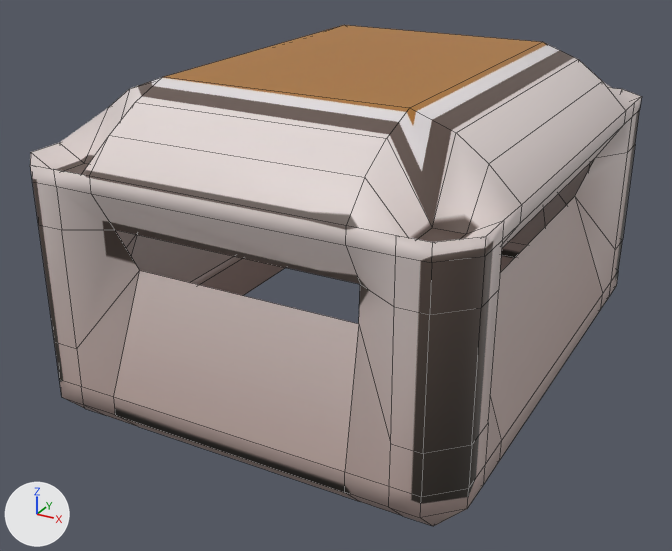
Two versions of the FBX model Assets/Art/Building_main.fbx, one commit apart.
Both versions are drawn from a 50 mm camera at (0.0804, -0.1408, 0.084) aimed at (0.0053, -0.0044, 0.0157). Lighting does not change. The marker at lower left points along +X, +Y and +Z. Mesh edges are drawn as thin lines. Where no turn or scale is listed for an object, it has been applied to the vertices.

The first picture shows 'Building_main'.
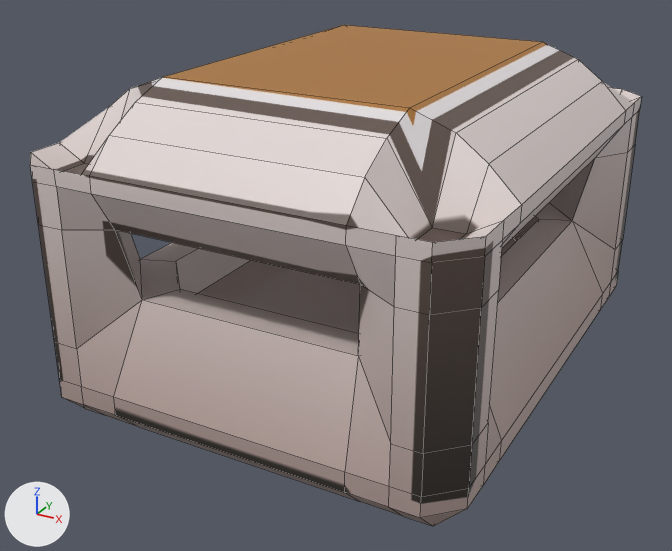
What differs and where, as boxes (x1, y1, x2, y2) in the pictures (672 x 551 px):
part 1 of me_mesh, built on: (62, 152, 628, 486) in both

Edits to the bpy script that builds the scene:
```text
Change me_mesh:
    used by ob_building_main; location = (0.0082, 0.0024, -0.0019)
    remove me_mesh.from_pydata(...)  # 200 vertices, 189 faces; spans x -0.0375..0.0375, y -0.0475..0.0475, z 0.0..0.0561
    add me_mesh.from_pydata(...)  # 216 vertices, 215 faces; spans x -0.0375..0.0375, y -0.0475..0.0475, z 0.0..0.0561
    me_mesh part 1
    8 vertices in x -0.0304..0.0304, y -0.0406..0.0406, z 0.0281 move by (0.0, 0.0, -0.0051)
    8 vertices are added at x -0.0244..0.0244, y -0.0346..0.0346, z 0.0146
    8 new vertices lie (0.0, 0.0, 0.0084) away from vertices in x -0.0244..0.0244, y -0.0346..0.0346, z 0.0146
    26 new faces join them
    me_mesh part 2: the surface is now shaded flat
```
